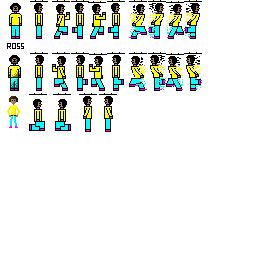
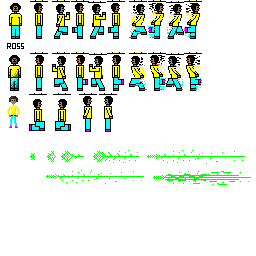
Before/after of a (256, 256) layered artwork. What changed in the layer stack:
painted on "Front" over bbox(30, 150, 251, 185)
